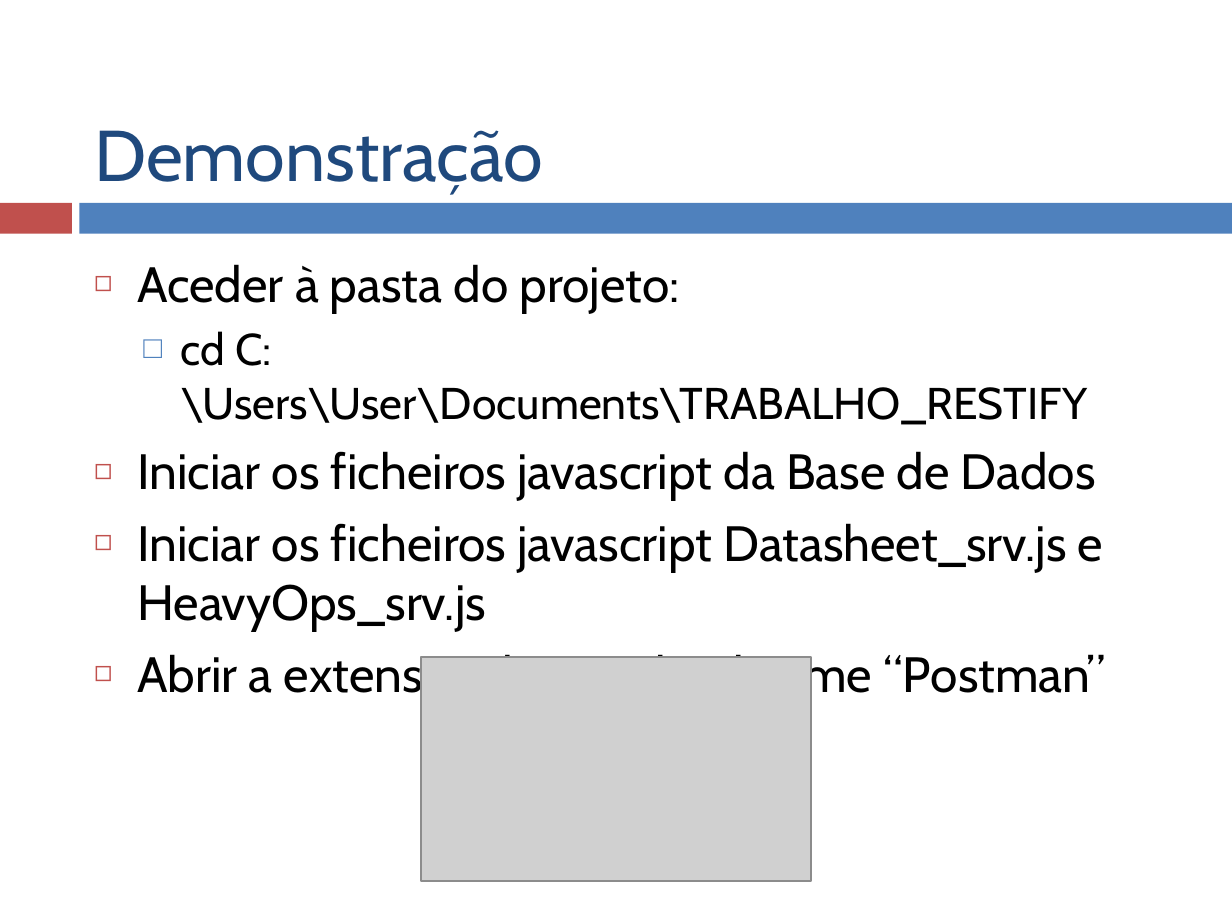
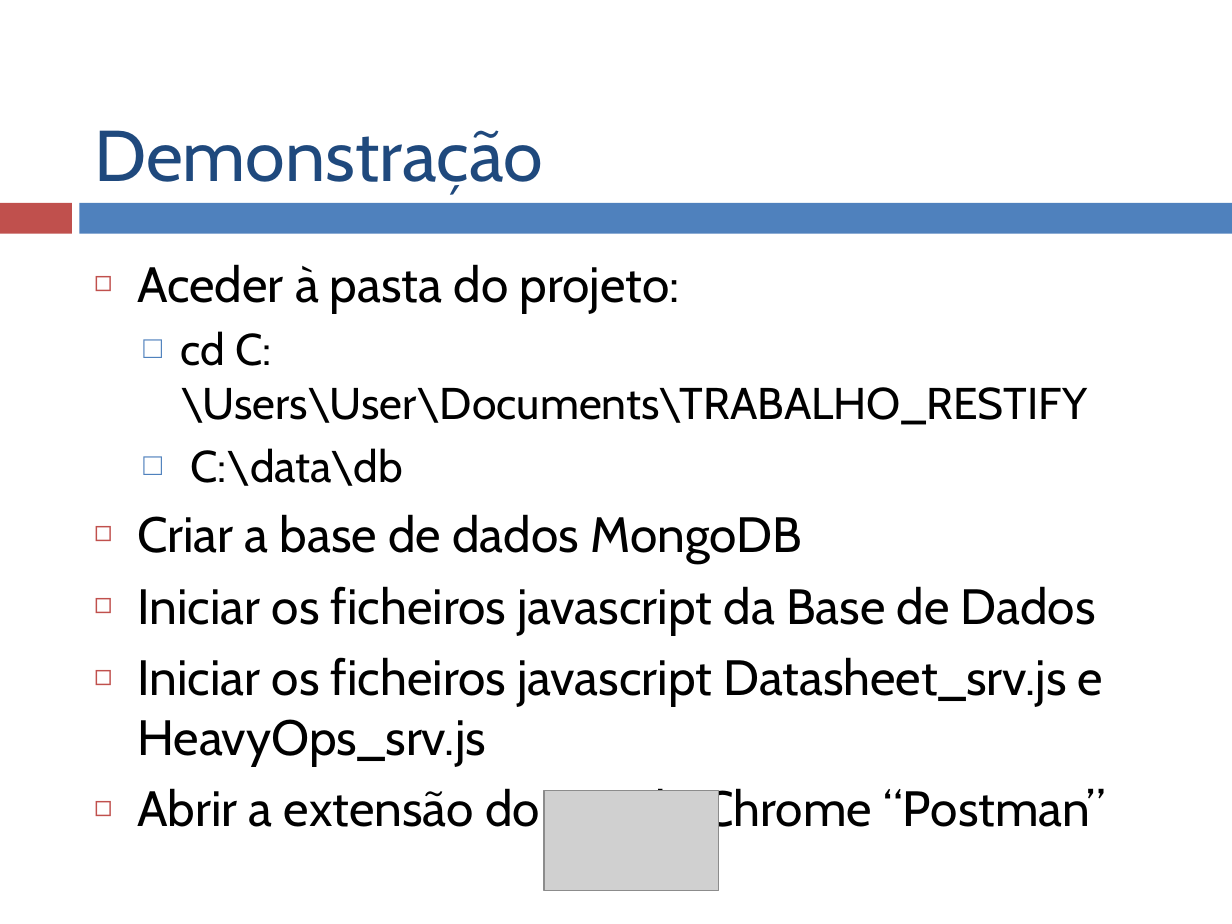
Before and after one commit to 1150285/NodeJs, a slide deck: slide 12 of documents/T1_Restify.pptx. Drawn at 1232x924 pixels with LibreOffice and Linux fonts; fonts in the diff are those of the drawing; grey boxes stand for pictures. Boxes give left, top, right and bottom in pixels: in the first picture for what was removed or moved away, otherwise in the second. Text is boxed around its words. In the diff, an @@ line names an element or a change of style, - is before the commit and + after.

```diff
--- a/documents/T1_Restify.pptx
+++ b/documents/T1_Restify.pptx
@@ text at [137, 448, 802, 563]: paragraphs added @@
+  □ C:\data\db
+◻ Criar a base de dados MongoDB
@@ picture removed at [421, 657, 812, 881] @@
@@ picture added at [545, 791, 719, 891] @@
```
Also in this commit, not shown: 1 other slide changed, 3 other files.
